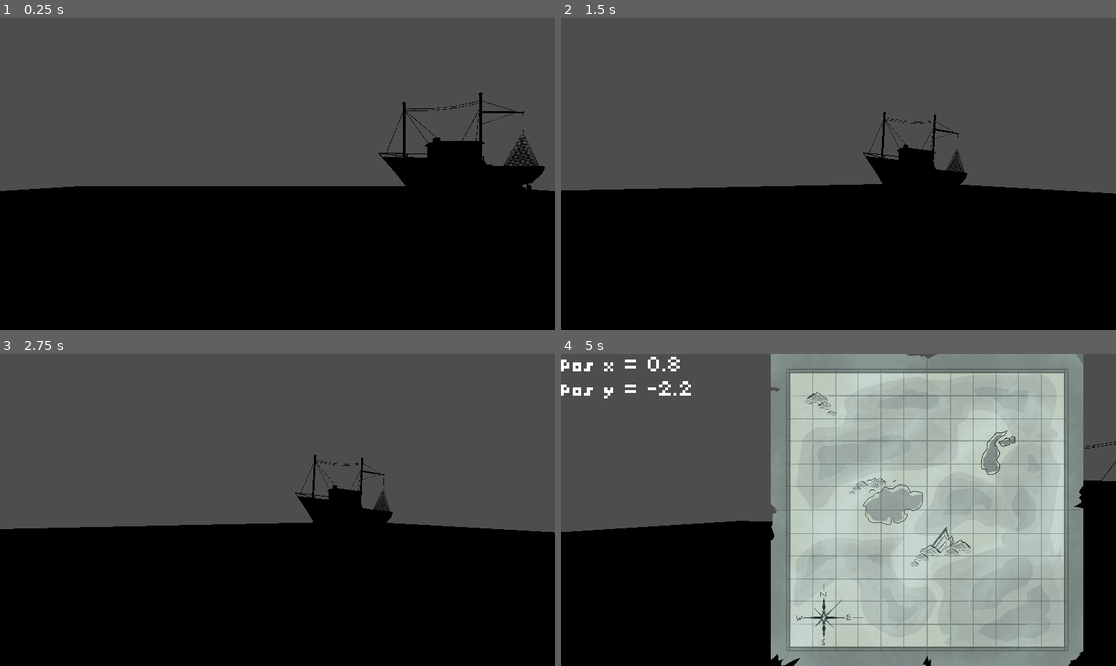
Above: before the commit, frames 1-4 (two rows, left to right).
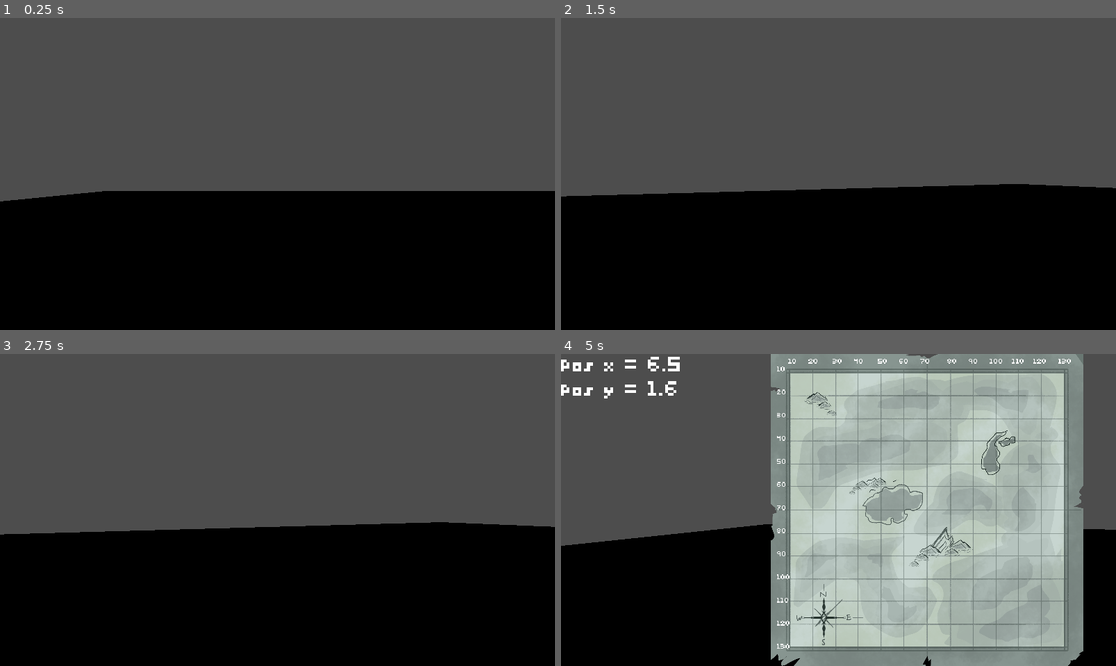
Above: after the commit, the same moments.

Repository: Area9579/ReverseFishing
Game: Godot game, scene res://Boat/boat_test_scene.tscn
Same seed, same stepped clock (60 frames per second), same inputs: the game is played once before the commit and once after it. This scene is started directly instead of the project's main scene.
Inputs (mouse positions are in pixels of both pictures, inside the frame that each line leads up to):
- Up to frame 1 (0.25 s): no input
- Up to frame 2 (1.5 s): move the mouse to (866, 174) at 0.52 s; hold D (Right) 0.53-1.28 s; tap E (Interact) at 0.6, 1.35 s; move the mouse to (810, 174) at 1.27 s; hold A (Left) from 1.28 s (still down)
- Up to frame 3 (2.75 s): move the mouse to (288, 503) at 2.02 s; release A (Left) at 2.03 s; hold D (Right) from 2.03 s (still down); tap E (Interact) at 2.1 s
- Up to frame 4 (5 s): move the mouse to (832, 516) at 2.77 s; tap E (Interact) at 2.85, 3.6, 4.35 s; move the mouse to (877, 513) at 3.52 s; release D (Right) at 3.53 s; hold A (Left) from 3.53 s (still down); tap M (Map) at 4.15 s; move the mouse to (794, 506) at 4.27 s

The runs differ from the first frame. In frame 1, 5.0% of the frame differs, in the area x 0-99%, y 23-59%; in frame 2, 2.9%; in frame 3, 2.7%; in frame 4, 2.6%.

Commit message:
more shizzle

Diff:
--- a/reversefishing/Boat/boat_controller.gd
+++ b/reversefishing/Boat/boat_controller.gd
@@ -97,8 +97,13 @@
 	if !preserverArray.is_empty():
 		preserverArray.get(preserverArray.size() - 1).queue_free()
 		preserverArray.pop_back()
+	else:
+		await get_tree().create_timer(0.3).timeout
+		get_tree().reload_current_scene()
 
 
 func uhhEatCall():
 	if !preserverArray.is_empty():
-			SignalBus.emit_signal("spawnMonster", preserverArray.get(preserverArray.size() - 1).getLifePreserver())
+		SignalBus.emit_signal("spawnMonster", preserverArray.get(preserverArray.size() - 1).getLifePreserver())
+	else:
+		SignalBus.emit_signal("spawnMonster", self)
--- a/reversefishing/Boat/boat_controller.tscn
+++ b/reversefishing/Boat/boat_controller.tscn
@@ -15,6 +15,95 @@
 
 [sub_resource type="BoxShape3D" id="BoxShape3D_o4dir"]
 size = Vector3(0.1, 0.1, 0.1)
+
+[sub_resource type="Animation" id="Animation_o8fyl"]
+resource_name = "GAAA ROOOOOOOOOW"
+length = 2.0
+loop_mode = 1
+step = 0.1
+tracks/0/type = "value"
+tracks/0/imported = false
+tracks/0/enabled = true
+tracks/0/path = NodePath("Meshes/Node3D:rotation")
+tracks/0/interp = 1
+tracks/0/loop_wrap = true
+tracks/0/keys = {
+"times": PackedFloat32Array(0, 0.6, 1, 2),
+"transitions": PackedFloat32Array(1, 1, 1, 1),
+"update": 0,
+"values": [Vector3(0, 0, 0), Vector3(-0.760964, -1.14319, 0), Vector3(0.760964, 1.14319, 0), Vector3(0, 0, 0)]
+}
+tracks/1/type = "value"
+tracks/1/imported = false
+tracks/1/enabled = true
+tracks/1/path = NodePath("Meshes/Node3D2:rotation")
+tracks/1/interp = 1
+tracks/1/loop_wrap = true
+tracks/1/keys = {
+"times": PackedFloat32Array(0, 0.6, 1, 2),
+"transitions": PackedFloat32Array(1, 1, 1, 1),
+"update": 0,
+"values": [Vector3(0, 0, 0), Vector3(-0.572468, 1.14319, 0), Vector3(0.862193, -1.14319, 0), Vector3(0, 0, 0)]
+}
+
+[sub_resource type="Animation" id="Animation_dgroe"]
+length = 0.001
+tracks/0/type = "value"
+tracks/0/imported = false
+tracks/0/enabled = true
+tracks/0/path = NodePath("Meshes/Node3D:rotation")
+tracks/0/interp = 1
+tracks/0/loop_wrap = true
+tracks/0/keys = {
+"times": PackedFloat32Array(0),
+"transitions": PackedFloat32Array(1),
+"update": 0,
+"values": [Vector3(0, 2.13163e-14, 0)]
+}
+
+[sub_resource type="Animation" id="Animation_qp2tb"]
+resource_name = "GAAA ROOOOOOOOOW_r"
+length = 2.0
+loop_mode = 1
+step = 0.1
+tracks/0/type = "value"
+tracks/0/imported = false
+tracks/0/enabled = true
+tracks/0/path = NodePath("Meshes/Node3D:rotation")
+tracks/0/interp = 1
+tracks/0/loop_wrap = true
+tracks/0/keys = {
+"times": PackedFloat32Array(0, 0.6, 1, 2),
+"transitions": PackedFloat32Array(1, 1, 1, 1),
+"update": 0,
+"values": [Vector3(0, 0, 0), Vector3(-0.760964, -1.14319, 0), Vector3(0.760964, 1.14319, 0), Vector3(0, 0, 0)]
+}
+
+[sub_resource type="Animation" id="Animation_dnrnb"]
+resource_name = "GAAA ROOOOOOOOOW_L"
+length = 2.0
+loop_mode = 1
+step = 0.1
+tracks/0/type = "value"
+tracks/0/imported = false
+tracks/0/enabled = true
+tracks/0/path = NodePath("Meshes/Node3D2:rotation")
+tracks/0/interp = 1
+tracks/0/loop_wrap = true
+tracks/0/keys = {
+"times": PackedFloat32Array(0, 0.6, 1, 2),
+"transitions": PackedFloat32Array(1, 1, 1, 1),
+"update": 0,
+"values": [Vector3(0, 0, 0), Vector3(-0.572468, 1.14319, 0), Vector3(0.862193, -1.14319, 0), Vector3(0, 0, 0)]
+}
+
+[sub_resource type="AnimationLibrary" id="AnimationLibrary_dgroe"]
+_data = {
+&"GAAA ROOOOOOOOOW": SubResource("Animation_o8fyl"),
+&"GAAA ROOOOOOOOOW_L": SubResource("Animation_dnrnb"),
+&"GAAA ROOOOOOOOOW_r": SubResource("Animation_qp2tb"),
+&"RESET": SubResource("Animation_dgroe")
+}
 
 [node name="BoatController" type="CharacterBody3D"]
 collision_layer = 2
@@ -52,14 +141,25 @@
 [node name="Rowboat" parent="Meshes" instance=ExtResource("2_hchyh")]
 transform = Transform3D(-4.37114e-08, 0, -1, 0, 1, 0, 1, 0, -4.37114e-08, 0, 0, 0)
 
-[node name="Paddle" parent="Meshes" instance=ExtResource("3_yfaip")]
-transform = Transform3D(0.5, -0.866025, 0, 0.866025, 0.5, 0, 0, 0, 1, 4, -1, 2)
+[node name="Node3D" type="Node3D" parent="Meshes"]
+transform = Transform3D(1, 0, 2.13163e-14, 0, 1, 0, -2.13163e-14, 0, 1, 1.53714, 0.715491, 0.0115091)
 
-[node name="Paddle2" parent="Meshes" instance=ExtResource("3_yfaip")]
-transform = Transform3D(-0.5, 0.866025, 1.50996e-07, 0.866025, 0.5, 0, -7.54979e-08, 1.30766e-07, -1, -4, -1, -2)
+[node name="Paddle" parent="Meshes/Node3D" instance=ExtResource("3_yfaip")]
+transform = Transform3D(0.5, -0.866025, -1.7636e-14, 0.866025, 0.5, -2.12479e-15, 1.06581e-14, -1.42109e-14, 1, 2.46286, -1.71549, 1.98849)
+
+[node name="Node3D2" type="Node3D" parent="Meshes"]
+transform = Transform3D(1, 0, 0, 0, 1, 0, 0, 0, 1, -1.537, 0.715, 0.012)
+
+[node name="Paddle2" parent="Meshes/Node3D2" instance=ExtResource("3_yfaip")]
+transform = Transform3D(0.5, 0.866025, 0, -0.866025, 0.5, 0, 0, -2.13163e-14, 1, -2.57563, -1.27974, 1.988)
 
 [node name="Map" parent="." instance=ExtResource("4_yfaip")]
 visible = false
 
 [node name="Radio" parent="." instance=ExtResource("5_o8fyl")]
 transform = Transform3D(1, 0, 0, 0, 1, 0, 0, 0, 1, 0, 0, 0.835614)
+
+[node name="AnimationPlayer" type="AnimationPlayer" parent="."]
+libraries = {
+&"": SubResource("AnimationLibrary_dgroe")
+}
--- a/reversefishing/Boat/boat_test_scene.tscn
+++ b/reversefishing/Boat/boat_test_scene.tscn
@@ -22,13 +22,11 @@
 [node name="MonsterManager" parent="." instance=ExtResource("1_5f3ft")]
 
 [node name="BoatController" parent="." instance=ExtResource("1_37k0w")]
-transform = Transform3D(1, 0, 0, 0, 1, 0, 0, 0, 1, 0, 0.212371, 0)
+transform = Transform3D(1, 0, 0, 0, 1, 0, 0, 0, 1, 5.68346, 0.212371, 3.85594)
 
 [node name="FishingVessel" parent="." instance=ExtResource("1_ciogt")]
-transform = Transform3D(1, 0, 0, 0, 1, 0, 0, 0, 1, -8, 0.879688, 9)
 
 [node name="FishingVessel2" parent="." instance=ExtResource("1_ciogt")]
-transform = Transform3D(1, 0, 0, 0, 1, 0, 0, 0, 1, -8, 0.879688, -5)
 
 [node name="RigidBody3D" type="StaticBody3D" parent="."]
 
--- a/reversefishing/FishingVessel/fishing_vessel.gd
+++ b/reversefishing/FishingVessel/fishing_vessel.gd
@@ -5,12 +5,12 @@
 @onready var creak_1: AudioStreamPlayer3D = $Creak1
 @onready var creak_2: AudioStreamPlayer3D = $Creak2
 @onready var audio_timer: Timer = $AudioTimer
+@onready var animation_player: AnimationPlayer = $AnimationPlayer
 
 @onready var vectorPos : Vector2 = Vector2(global_position.x, global_position.z)
 
 @export_range(0.0, 60.0, 1.0) var sinkTime : int
 
-var sinkingTween : Tween
 var boatInRange: bool = false
 var hasInteracted : bool = false
 
@@ -32,10 +32,9 @@
 		return
 
 	boatInRange = true
-	sinkingTween = get_tree().create_tween()
-	sinkingTween.tween_property(self, "position", Vector3(position.x, -5, position.z), sinkTime)
+	animation_player.play("sink")
 
-	await sinkingTween.finished
+	await animation_player.animation_finished
 	queue_free()
 
 
@@ -43,7 +42,6 @@
 	if boatInRange and !hasInteracted:
 		hasInteracted = true
 
-		sinkingTween.set_speed_scale(5)
 		SignalBus.emit_signal("addPreserver")
 		SignalBus.emit_signal("popBoatCoord", vectorPos)
 
--- a/reversefishing/FishingVessel/fishing_vessel.tscn
+++ b/reversefishing/FishingVessel/fishing_vessel.tscn
@@ -8,8 +8,70 @@
 [sub_resource type="ConcavePolygonShape3D" id="ConcavePolygonShape3D_g1s2j"]
 data = PackedVector3Array(-1.2889, 0.2712, 0.0786, -1.0013, 0.342, 0.2133, -0.9915, 0.3173, 0.0786, -0.597, 0.3589, 0.0 …(21133 unchanged characters)…
 
-[sub_resource type="CylinderShape3D" id="CylinderShape3D_el70e"]
+[sub_resource type="SphereShape3D" id="SphereShape3D_cjd85"]
 radius = 5.0
+
+[sub_resource type="Animation" id="Animation_j8tlo"]
+resource_name = "sink"
+length = 20.0
+step = 1.0
+tracks/0/type = "value"
+tracks/0/imported = false
+tracks/0/enabled = true
+tracks/0/path = NodePath(".:position")
+tracks/0/interp = 1
+tracks/0/loop_wrap = true
+tracks/0/keys = {
+"times": PackedFloat32Array(0, 20),
+"transitions": PackedFloat32Array(1, 1),
+"update": 0,
+"values": [Vector3(0, 0, 0), Vector3(0, -4, 0)]
+}
+tracks/1/type = "value"
+tracks/1/imported = false
+tracks/1/enabled = true
+tracks/1/path = NodePath(".:rotation")
+tracks/1/interp = 1
+tracks/1/loop_wrap = true
+tracks/1/keys = {
+"times": PackedFloat32Array(0, 6, 20),
+"transitions": PackedFloat32Array(1, 1, 1),
+"update": 0,
+"values": [Vector3(0, 0, 0), Vector3(0.200713, 0, -0.541052), Vector3(0.445059, 0, -0.925025)]
+}
+
+[sub_resource type="Animation" id="Animation_6boov"]
+length = 0.001
+tracks/0/type = "value"
+tracks/0/imported = false
+tracks/0/enabled = true
+tracks/0/path = NodePath(".:position")
+tracks/0/interp = 1
+tracks/0/loop_wrap = true
+tracks/0/keys = {
+"times": PackedFloat32Array(0),
+"transitions": PackedFloat32Array(1),
+"update": 0,
+"values": [Vector3(0, 0, 0)]
+}
+tracks/1/type = "value"
+tracks/1/imported = false
+tracks/1/enabled = true
+tracks/1/path = NodePath(".:rotation")
+tracks/1/interp = 1
+tracks/1/loop_wrap = true
+tracks/1/keys = {
+"times": PackedFloat32Array(0),
+"transitions": PackedFloat32Array(1),
+"update": 0,
+"values": [Vector3(0, 0, 0)]
+}
+
+[sub_resource type="AnimationLibrary" id="AnimationLibrary_p3p56"]
+_data = {
+&"RESET": SubResource("Animation_6boov"),
+&"sink": SubResource("Animation_j8tlo")
+}
 
 [node name="FishingVessel" type="RigidBody3D"]
 collision_layer = 4
@@ -25,7 +87,7 @@
 collision_mask = 2
 
 [node name="CollisionShape3D" type="CollisionShape3D" parent="Area3D"]
-shape = SubResource("CylinderShape3D_el70e")
+shape = SubResource("SphereShape3D_cjd85")
 
 [node name="BoatFishing2" parent="." instance=ExtResource("2_6w8tr")]
 transform = Transform3D(2, 0, 0, 0, 2, 0, 0, 0, 2, 0, 0, 0)
@@ -41,5 +103,10 @@
 [node name="AudioTimer" type="Timer" parent="."]
 one_shot = true
 
+[node name="AnimationPlayer" type="AnimationPlayer" parent="."]
+libraries = {
+&"": SubResource("AnimationLibrary_p3p56")
+}
+
 [connection signal="body_entered" from="Area3D" to="." method="_on_area_3d_body_entered"]
 [connection signal="timeout" from="AudioTimer" to="." method="_on_audio_timer_timeout"]
--- a/reversefishing/Globals/SignalBus.gd
+++ b/reversefishing/Globals/SignalBus.gd
@@ -8,7 +8,7 @@
 
 ## Monster rawr :3 ##
 @warning_ignore("unused_signal") signal eatThatGuy
-@warning_ignore("unused_signal") signal spawnMonster(preserver : LifePreserver)
+@warning_ignore("unused_signal") signal spawnMonster(preserver)
 @warning_ignore("unused_signal") signal callEatToHappen
 
 ## Radio ##
--- a/reversefishing/Map/map.tscn
+++ b/reversefishing/Map/map.tscn
@@ -22,3 +22,34 @@
 position = Vector2(760, 324)
 scale = Vector2(0.324219, 0.324219)
 texture = ExtResource("3_6yc6o")
+
+[node name="Label" type="Label" parent="."]
+texture_filter = 1
+offset_left = 472.0
+offset_top = 8.0
+offset_right = 1040.0
+offset_bottom = 31.0
+theme_override_fonts/font = ExtResource("2_njngi")
+text = "10    20     30    40     50    60    70      80    90    100   110   120    130"
+
+[node name="Label2" type="Label" parent="."]
+texture_filter = 1
+offset_left = 448.0
+offset_top = 24.0
+offset_right = 476.0
+offset_bottom = 359.0
+theme_override_constants/line_spacing = 32
+theme_override_fonts/font = ExtResource("2_njngi")
+text = "10
+20
+30
+40
+50
+60
+70
+80
+90
+100
+110
+120
+130"
--- a/reversefishing/Monster/monster_manager.gd
+++ b/reversefishing/Monster/monster_manager.gd
@@ -7,7 +7,7 @@
 	SignalBus.connect("spawnMonster", spawnMonster)
 
 
-func spawnMonster(preserver : LifePreserver):
+func spawnMonster(preserver):
 	var newMonster = monster.instantiate()
 	preserver.add_child(newMonster)
 	newMonster.reparent(self)
Not shown: 1 places in reversefishing/Boat/boat_controller.tscn that only renumber resources
Not shown: 1 places in reversefishing/FishingVessel/fishing_vessel.tscn that only renumber resources
